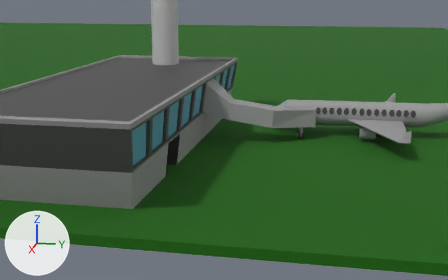
A saved change to the Blender file scene.blend.
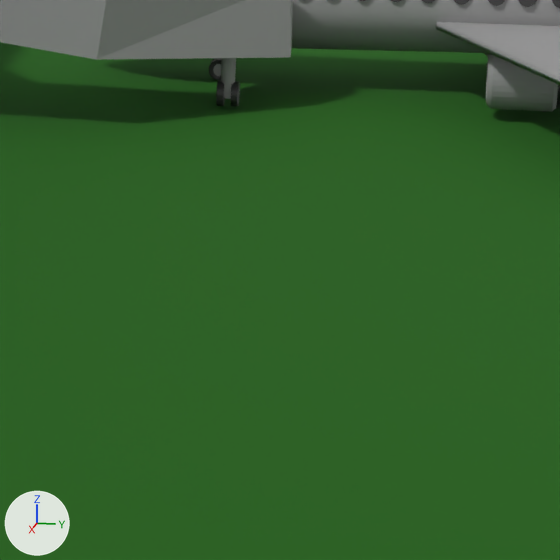
There are two pictures of each version: one from a camera (50 mm lens) standing at (20.98, 10.96, 2.24) and looking at (14.43, 9.65, 0.6), one close up on the part from 56% to 84% of the width and 41% to 86% of the height. Every picture has the same lights, and +X, +Y and +Z are marked at lower left.

The first close-up shows 'AirportTerminal', 'AirportTerminal.002', 'Ground'.
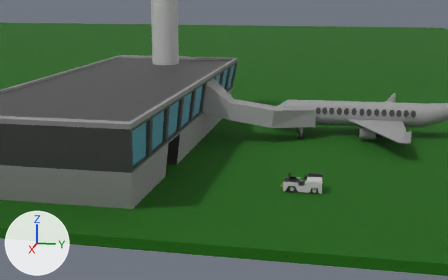
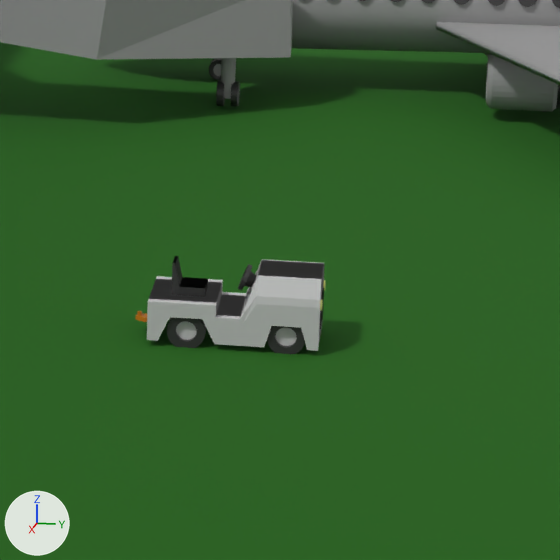
Commit message: Baggage tractor

Changed parts and their boxes (x1, y1, x2, y2) in the close-ups (560 x 560 px):
```json
{"object": "BaggageTractor", "change": "added", "after": [135, 256, 326, 354], "faces in mat_controltower (light grey #c3c3c3)": [147, 259, 324, 351], "faces in mat_jetwalkwheel (black #303030)": [167, 256, 324, 354]}
```

The change, as JSON lines over the scene's bpy script:
```json
{"op": "add", "block": "mat_light", "code": ["mat_light = principled_material('Light')", "mat_light.base_color = (1.0, 0.973, 0.328)  # yellow #fffc9b"]}
{"op": "add", "block": "mat_hitchpin", "code": ["mat_hitchpin = principled_material('HitchPin')", "mat_hitchpin.base_color = (0.565, 0.184, 0.0046)  # orange #c6770f"]}
{"op": "add", "block": "me_cube_007", "code": ["me_cube_007 = bpy.data.meshes.new('Cube.007')", "me_cube_007.from_pydata(...)  # 998 vertices, 789 faces; spans x -1.67..1.67, y -2.17..2.1, z -1.82..2.09", "# faces by material slot: [212, 498, 46, 33]", "me_cube_007.materials.append(mat_controltower)  # light grey #c3c3c3", "me_cube_007.materials.append(mat_jetwalkwheel)  # black #303030", "me_cube_007.materials.append(mat_light)  # yellow #fffc9b", "me_cube_007.materials.append(mat_hitchpin)  # orange #c6770f"]}
{"op": "add", "block": "ob_baggagetractor", "code": ["ob_baggagetractor = bpy.data.objects.new('BaggageTractor', me_cube_007)", "ob_baggagetractor.location = (14.376, 10.506, 0.155)", "ob_baggagetractor.scale = (-0.0652, -0.109, -0.0512)"]}
```
